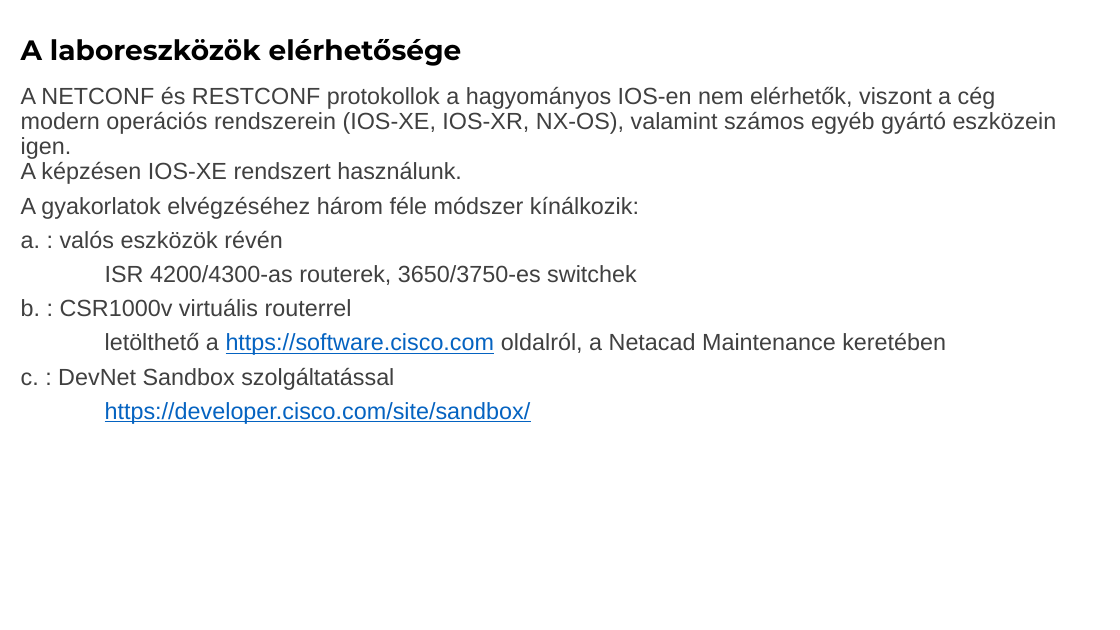
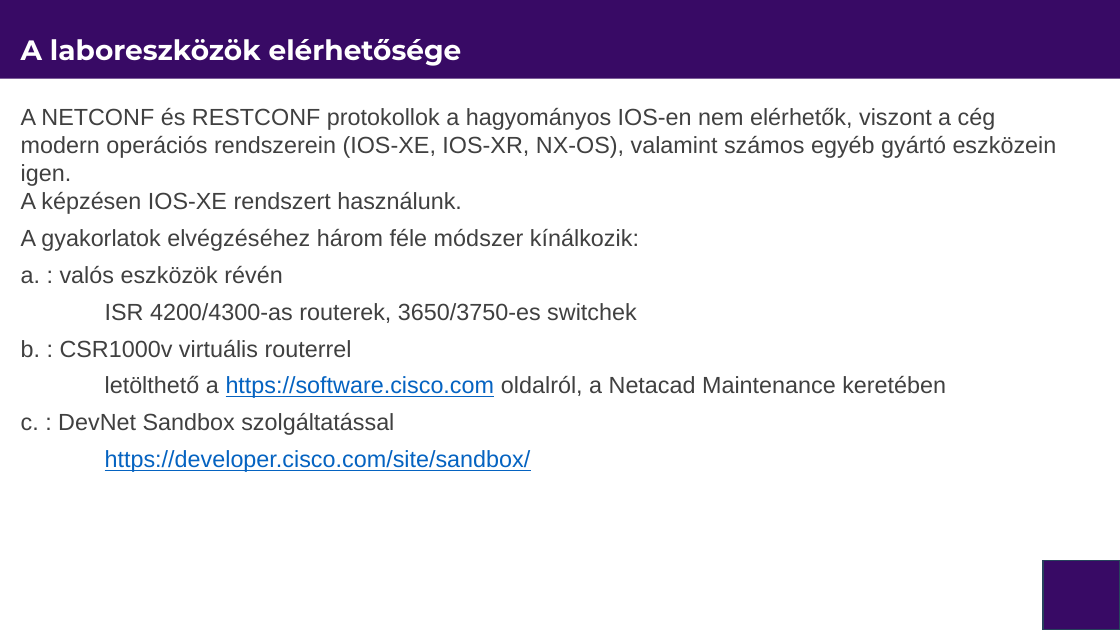
Before and after one commit to itmp-hu/itmp-halozatok-programozasa, a slide deck: slide 17 of module-2/Hálózatprogramozás és automatizáció-2.pptx (slide 16 before the commit). Drawn at 1120x630 pixels with LibreOffice and Linux fonts; fonts in the diff are those of the drawing; background and template pictures are left out. Boxes give left, top, right and bottom in pixels: in the first picture for what was removed or moved away, otherwise in the second. Text is boxed around its words. In the diff, an @@ line names an element or a change of style, - is before the commit and + after.

```diff
--- a/module-2/Hálózatprogramozás és automatizáció-2.pptx
+++ b/module-2/Hálózatprogramozás és automatizáció-2.pptx
@@ rectangle added at (x1=0, y1=0, x2=1120, y2=79), fill #380A65 @@
@@ title "A laboreszközök elérhetősége" at (x1=21, y1=39, x2=462, y2=66): text colour #000000 to #FFFFFF @@
@@ text "A NETCONF és RESTCONF protokollok ..." moved from (x1=21, y1=87, x2=1057, y2=424) to (x1=21, y1=108, x2=1057, y2=472) @@
@@ text "A NETCONF és RESTCONF protokollok ..." at (x1=21, y1=108, x2=1057, y2=472): line spacing 0.9 to 1; line spacing 0.8 to 0.9 @@
@@ rounded rectangle added at (x1=1044, y1=560, x2=1120, y2=630), fill #380A65, outline #28445D 1 pt @@
```
Also in this commit, not shown: 23 other slides changed, 1 slide added, 2 other files.
